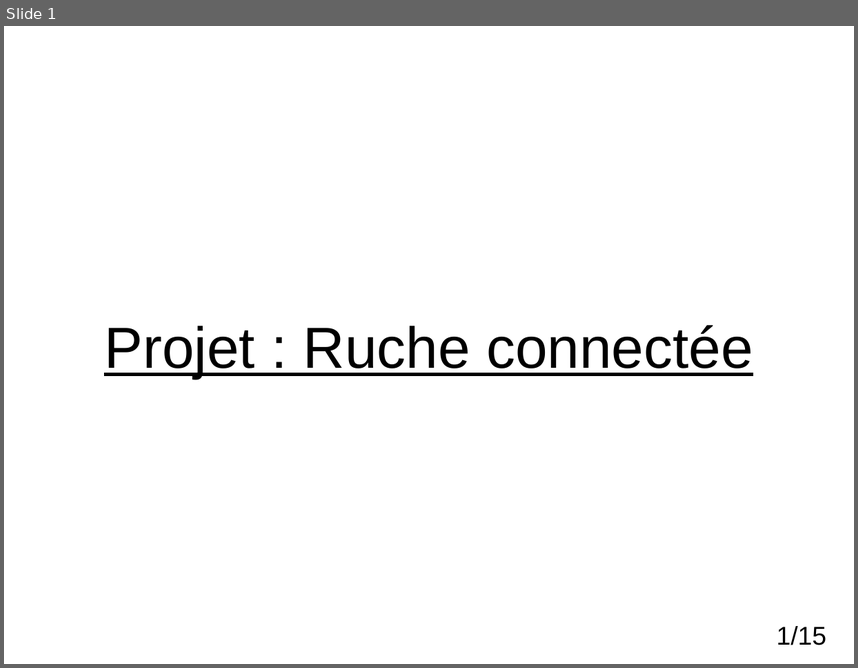
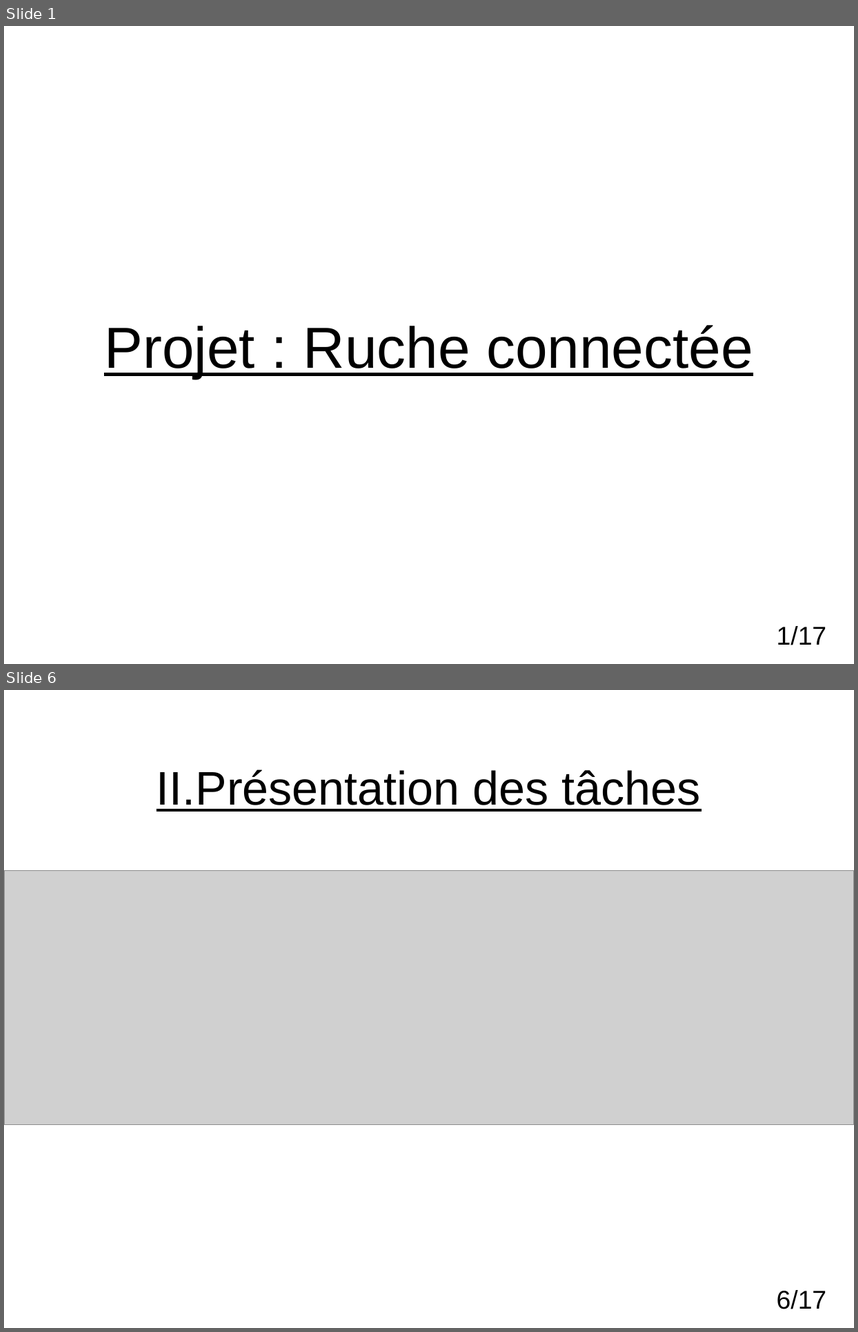
Before and after one commit to nathanderouelle/Projet_Ruche, a slide deck: DiapoRV1.odp. Shown one above the other, each under a label of ours: slide 1 before the commit, slides 1 and 6 after it; the slides between them are not shown. The pictures are 858x668 and 858x1332 pixels, drawn with LibreOffice and Linux fonts; fonts in the diff are those of the drawing; grey boxes stand for pictures; background and template pictures are left out. Boxes give left, top, right and bottom in pixels: in the first picture for what was removed or moved away, otherwise in the second. Text is boxed around its words. In the diff, an @@ line names an element or a change of style, - is before the commit and + after.

```diff
--- a/DiapoRV1.odp
+++ b/DiapoRV1.odp
@@ slide 6 added at (4,690,854,1328), background #FFFFFF @@
@@ text added at (156,769,701,811), 44 pt, text #000000, underline @@
+II.Présentation des tâches
@@ picture added at (4,871,854,1124) @@
@@ page number added at (777,1290,826,1309), 24 pt, text #000000 @@
+6/17
@@ page number at (777,626,826,645): text changed @@
-1/15
+1/17
```
Also in this commit, not shown: 2 slides changed, 13 other slides added, 12 slides removed.
